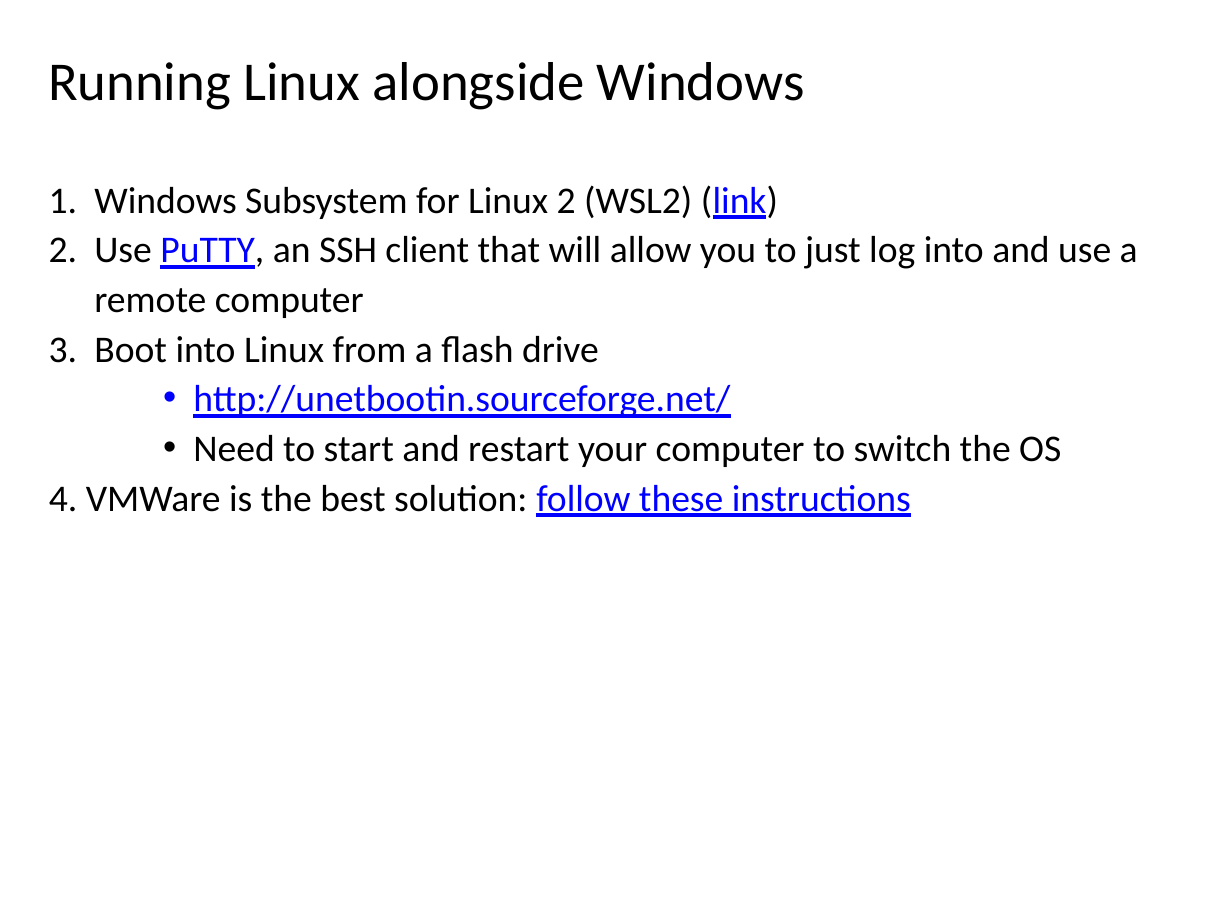
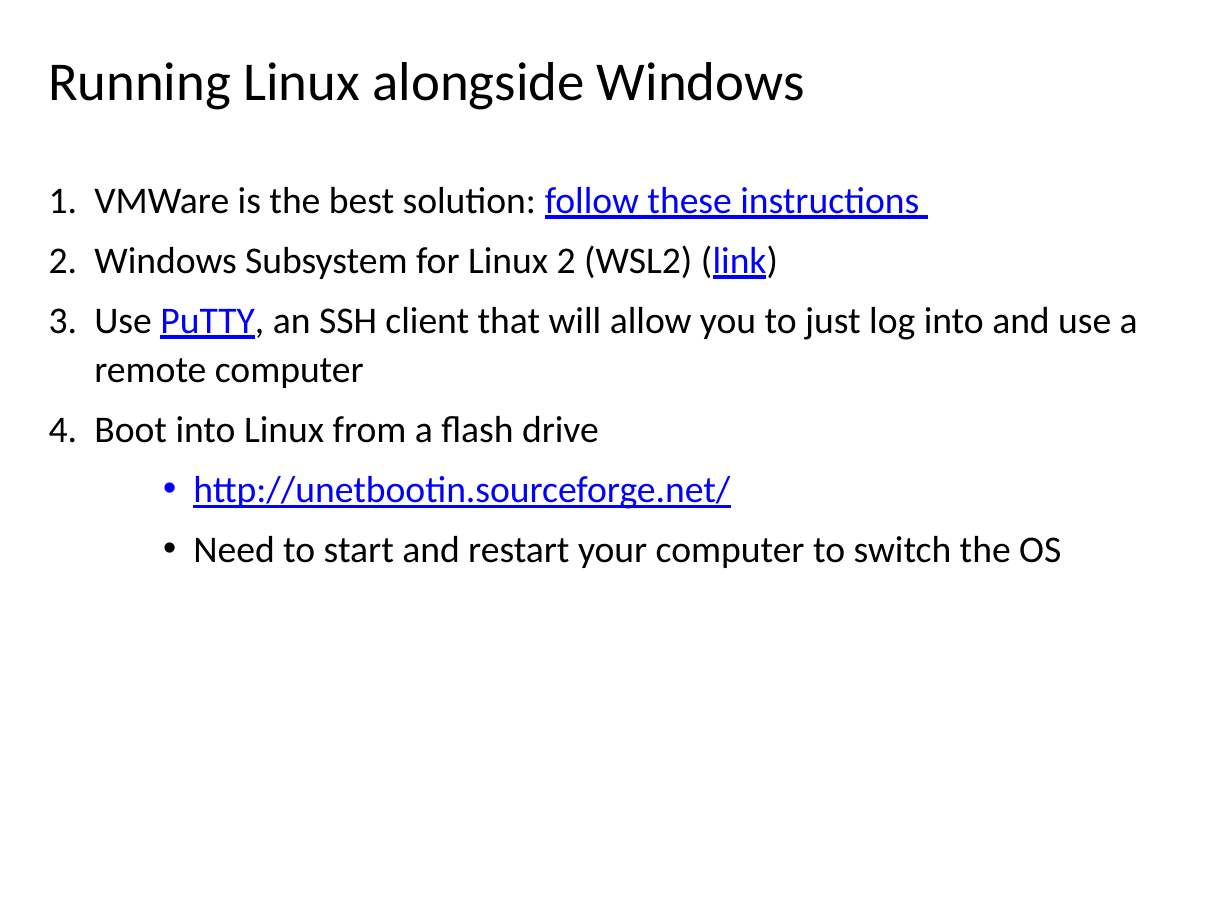
Before and after one commit to andrewalverson/BIOL51573-2026S, a slide deck: slide 10 of lectures/01_intro.pptx. Drawn at 1232x924 pixels with LibreOffice and Linux fonts; fonts in the diff are those of the drawing. Boxes give left, top, right and bottom in pixels: in the first picture for what was removed or moved away, otherwise in the second. Text is boxed around its words. In the diff, an @@ line names an element or a change of style, - is before the commit and + after.

Commit message:
final changes

```diff
--- a/lectures/01_intro.pptx
+++ b/lectures/01_intro.pptx
@@ text at <box>94,187,919,219</box>: paragraph added @@
+  1. VMWare is the best solution: follow these instructions
@@ text at <box>94,245,1138,568</box>: more space between paragraphs @@
@@ text at <box>49,485,911,517</box>: paragraph removed @@
-  4. VMWare is the best solution: follow these instructions
```
Also in this commit, not shown: 1 slide added.
